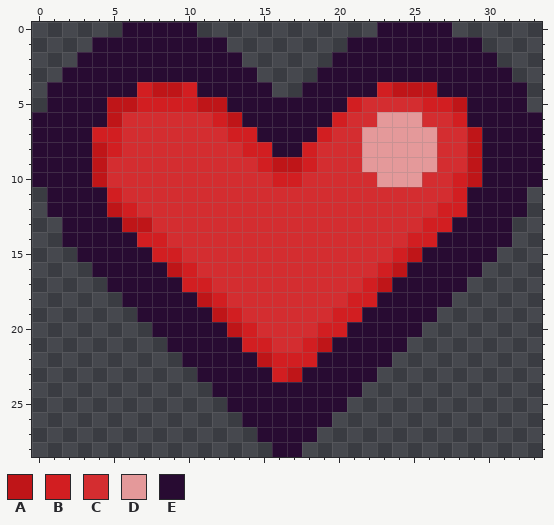
Two versions of one pixel-art sprite, Assets/Art/sprites/UI/full HP placeholder.png. The picture above is the old version.
The file is 34x29 pixels. Pixels under 10% opacity are left out. Colours within 5 levels of each other are drawn and written as one.
Palette (. is transparent): A #bf1518  B #d21e21  C #d42d30  D #e4999a  E #280b32
Pixels before, first column x 0:
 0 ......EEEEE............EEEEE......
 1 ....EEEEEEEEE........EEEEEEEEE....
 2 ...EEEEEEEEEEE......EEEEEEEEEEE...
 3 ..EEEEEEEEEEEEE....EEEEEEEEEEEEE..
 4 .EEEEEEBAABEEEEE..EEEEEBAAAEEEEEE.
 5 .EEEEAABBBBAAEEEEEEEEBCCCCBBAEEEE.
 6 EEEEEACCCCCCBAEEEEEEBCCDDDCCBEEEEE
 7 EEEEBBCCCCCCCBBEEEEBCCDDDDDCCAEEEE
 8 EEEEABCCCCCCCCBBEEBCCCDDDDDCCAEEEE
 9 EEEEACCCCCCCCCCBAABCCCDDDDDCCAEEEE
10 EEEEACCCCCCCCCCCBBCCCCCDDDCCBAEEEE
11 .EEEEBCCCCCCCCCCCCCCCCCCCCCCBEEEE.
12 .EEEEABCCCCCCCCCCCCCCCCCCCCBBEEEE.
13 ..EEEEAACCCCCCCCCCCCCCCCCCBBEEEE..
14 ..EEEEEBBCCCCCCCCCCCCCCCCBBEEEEE..
15 ...EEEEEBBCCCCCCCCCCCCCCBAEEEEE...
16 ....EEEEEABCCCCCCCCCCCCBAEEEEE....
17 .....EEEEEBBCCCCCCCCCCBAEEEEE.....
18 ......EEEEEABCCCCCCCCBBEEEEE......
19 .......EEEEEABCCCCCCBBEEEEE.......
20 ........EEEEEABCCCCBBEEEEE........
21 .........EEEEEBBCCBAEEEEE.........
22 ..........EEEEEABBBEEEEE..........
23 ...........EEEEEBAEEEEE...........
24 ............EEEEEEEEEE............
25 .............EEEEEEEE.............
26 ..............EEEEEE..............
27 ...............EEEE...............
28 ................EE................
New version:
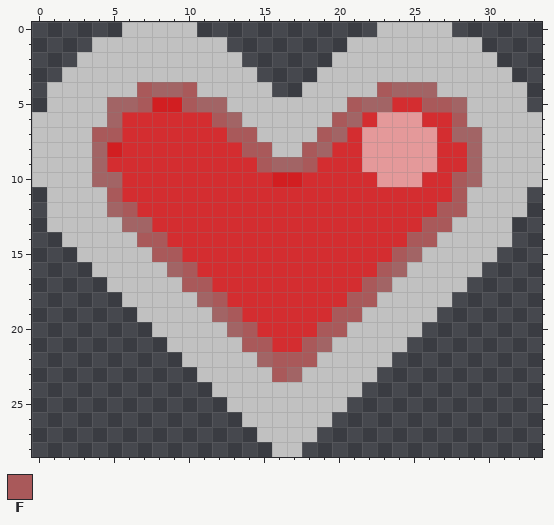
Colours new in this view: F #a9595a
Diff:
colour A: #bf1518 -> #a26465
colour E: #280b32 -> #c1c1c1
Changed rows in their new state; - is a pixel that keeps its letter.
first column x 1:
 4 ------F--F------------F-----
 5 ------F--F----------FAA--FF-
 6 -----------F-------FA------F
 7 ---FF-------FF----FA-------A
 8 -------------FF--FA---------
 9 --------------F--F----------
10 ----A----------------------F
11 ----F----------------------F
12 -----F--------------------FF
13 E------------------------FF-
14 ------FF----------------FF--
15 -------FF--------------F----
16 ---------F------------F-----
17 ---------FF----------F------
18 -----------F--------FF------
19 ------------F------FF-------
20 -------------F----FF--------
21 -------------FF--F----------
22 ---------------FFF----------
23 ---------------F------------
